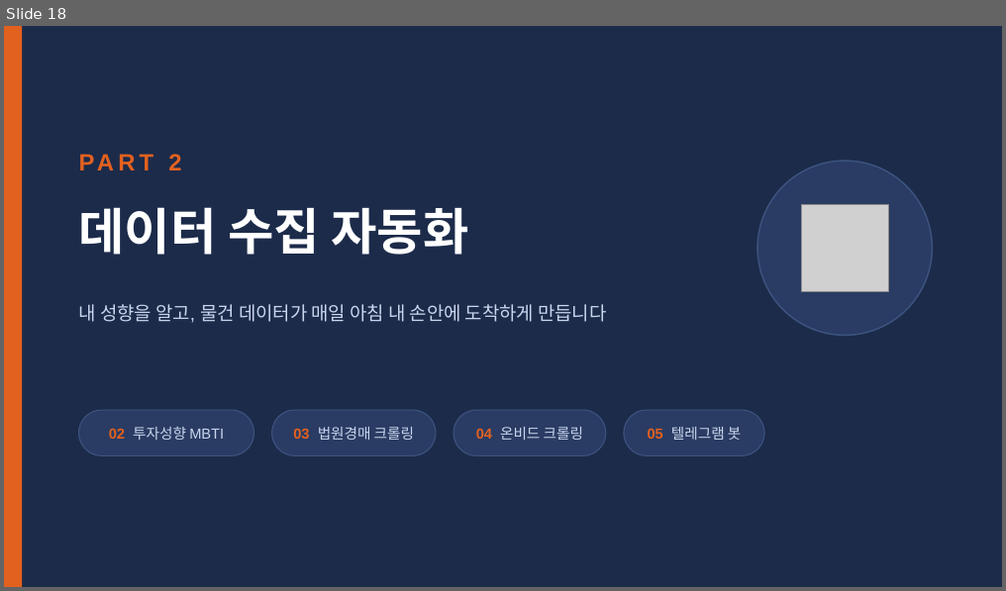
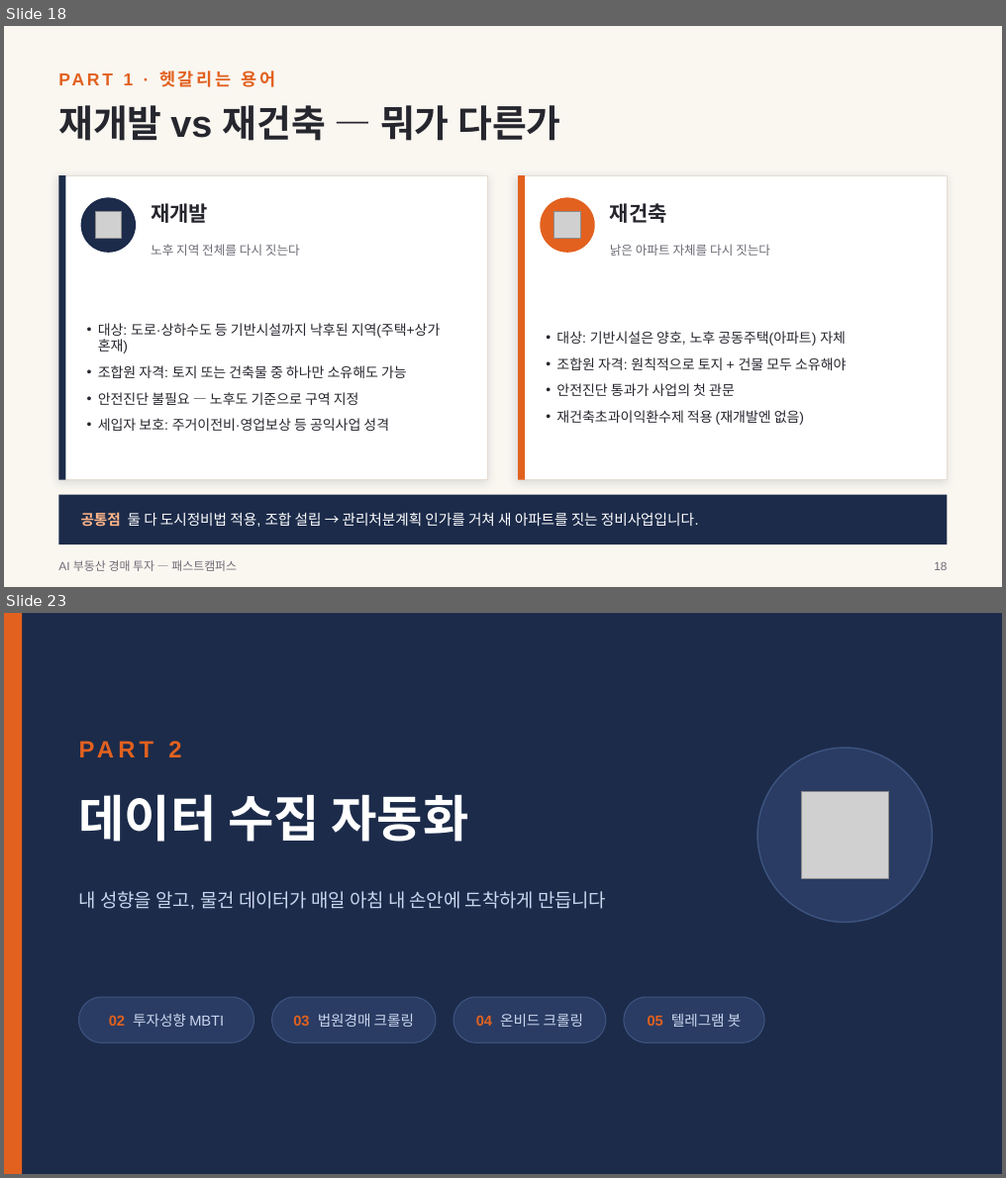
Before and after one commit to earthskyisbig/auction-crwal0629, a slide deck: docs/slides/AI부동산경매투자_강의슬라이드.pptx. Shown one above the other, each under a label of ours: slide 18 before the commit, slides 18 and 23 after it; the slides between them are not shown. The pictures are 1006x591 and 1006x1178 pixels, drawn with LibreOffice and Linux fonts; fonts in the diff are those of the drawing; grey boxes stand for pictures. Boxes give left, top, right and bottom in pixels: in the first picture for what was removed or moved away, otherwise in the second. Text is boxed around its words. In the diff, an @@ line names an element or a change of style, - is before the commit and + after.

```diff
--- a/docs/slides/AI부동산경매투자_강의슬라이드.pptx
+++ b/docs/slides/AI부동산경매투자_강의슬라이드.pptx
@@ slide 18 added at bbox=[4, 26, 1002, 587], background #FAF7F1 @@
@@ text added at bbox=[124, 71, 275, 87], 12.5 pt, text #E2611F, bold @@
+PART 1 · 헷갈리는 용어
@@ text added at bbox=[58, 105, 560, 141], 27 pt, text #26262E, bold @@
+재개발 vs 재건축 — 뭐가 다른가
@@ rectangle added at bbox=[58, 175, 488, 480], fill #FFFFFF, outline #E5DDD0 0.75 pt @@
@@ rectangle added at bbox=[58, 175, 65, 480], fill #1C2B4A @@
@@ ellipse added at bbox=[81, 197, 136, 253], fill #1C2B4A @@
@@ text added at bbox=[151, 203, 208, 223], 15 pt, text #26262E, bold @@
+재개발
@@ rectangle added at bbox=[518, 175, 947, 480], fill #FFFFFF, outline #E5DDD0 0.75 pt @@
@@ rectangle added at bbox=[518, 175, 525, 480], fill #E2611F @@
@@ ellipse added at bbox=[540, 197, 595, 253], fill #E2611F @@
@@ text added at bbox=[610, 203, 667, 223], 15 pt, text #26262E, bold @@
+재건축
@@ picture added at bbox=[95, 211, 121, 238] @@
@@ picture added at bbox=[553, 211, 580, 238] @@
@@ text added at bbox=[151, 244, 300, 256], 9 pt, text #6E6A75 @@
+노후 지역 전체를 다시 짓는다
@@ text added at bbox=[610, 244, 770, 256], 9 pt, text #6E6A75 @@
+낡은 아파트 자체를 다시 짓는다
@@ text added at bbox=[98, 323, 441, 431], 10 pt, text #26262E @@
+• 대상: 도로·상하수도 등 기반시설까지 낙후된 지역(주택+상가 혼재)
+• 조합원 자격: 토지 또는 건축물 중 하나만 소유해도 가능
+• 안전진단 불필요 — 노후도 기준으로 구역 지정
+• 세입자 보호: 주거이전비·영업보상 등 공익사업 성격
@@ text added at bbox=[556, 331, 846, 425], 10 pt, text #26262E @@
+• 대상: 기반시설은 양호, 노후 공동주택(아파트) 자체
+• 조합원 자격: 원칙적으로 토지 + 건물 모두 소유해야
+• 안전진단 통과가 사업의 첫 관문
+• 재건축초과이익환수제 적용 (재개발엔 없음)
@@ rectangle added at bbox=[58, 495, 947, 545], fill #1C2B4A @@
@@ text added at bbox=[81, 512, 699, 527], 10.5 pt, text #FFFFFF @@
+공통점 둘 다 도시정비법 적용, 조합 설립 → 관리처분계획 인가를 거쳐 새 아파트를 짓는 정비사업입니다.
@@ text added at bbox=[58, 561, 237, 571], 8.5 pt, text #6E6A75 @@
+AI 부동산 경매 투자 — 패스트캠퍼스
@@ text added at bbox=[934, 563, 946, 570], 8.5 pt, text #6E6A75 @@
+18
@@ what was slide 18 is now slide 23 @@
```
Also in this commit, not shown: 12 slides changed, 4 other slides added, 1 other file.
